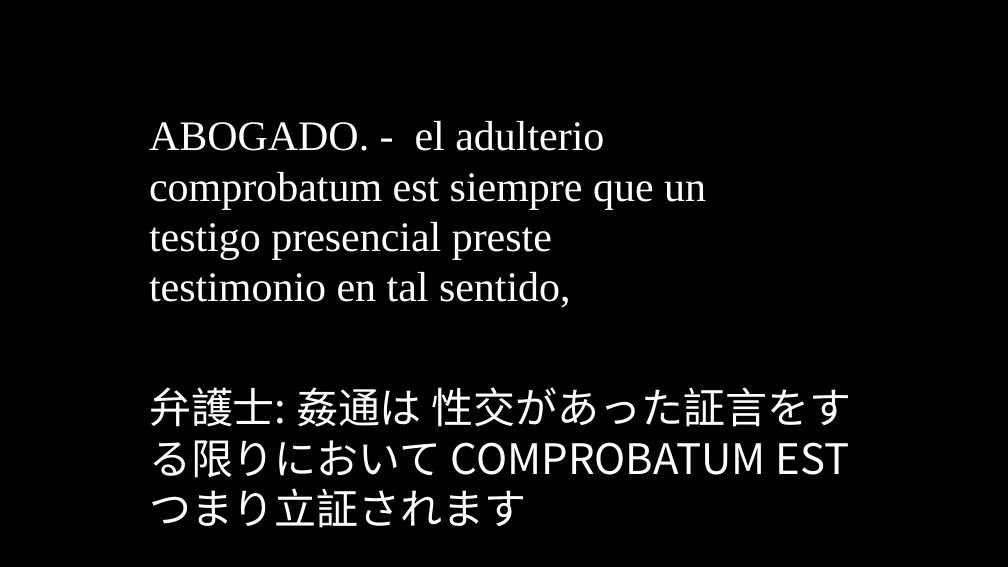
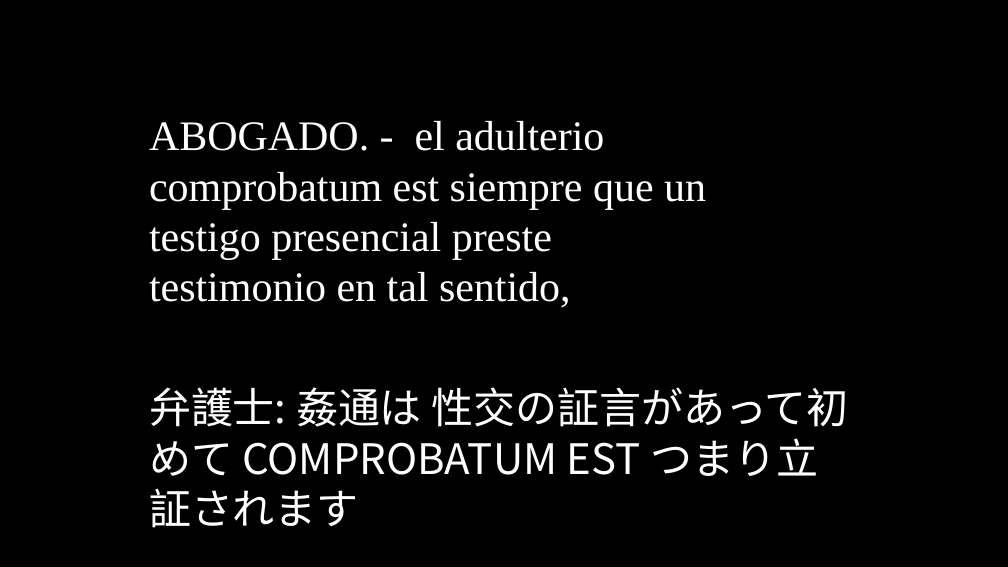
Before and after one commit to oulcggc/lang-drama-caption, a slide deck: slide 75 of complete-cap.pptx. Drawn at 1008x567 pixels with LibreOffice and Linux fonts; fonts in the diff are those of the drawing. Boxes give left, top, right and bottom in pixels: in the first picture for what was removed or moved away, otherwise in the second. Text is boxed around its words. In the diff, an @@ line names an element or a change of style, - is before the commit and + after.

```diff
--- a/complete-cap.pptx
+++ b/complete-cap.pptx
@@ text at (149,387,849,528): text changed @@
-弁護士: 姦通は 性交があった証言をする限りにおいて COMPROBATUM EST つまり立証されます
+弁護士: 姦通は 性交の証言があって初めて COMPROBATUM EST つまり立証されます
```
Also in this commit, not shown: 66 other slides changed, 1 slide removed, 3 other files.
